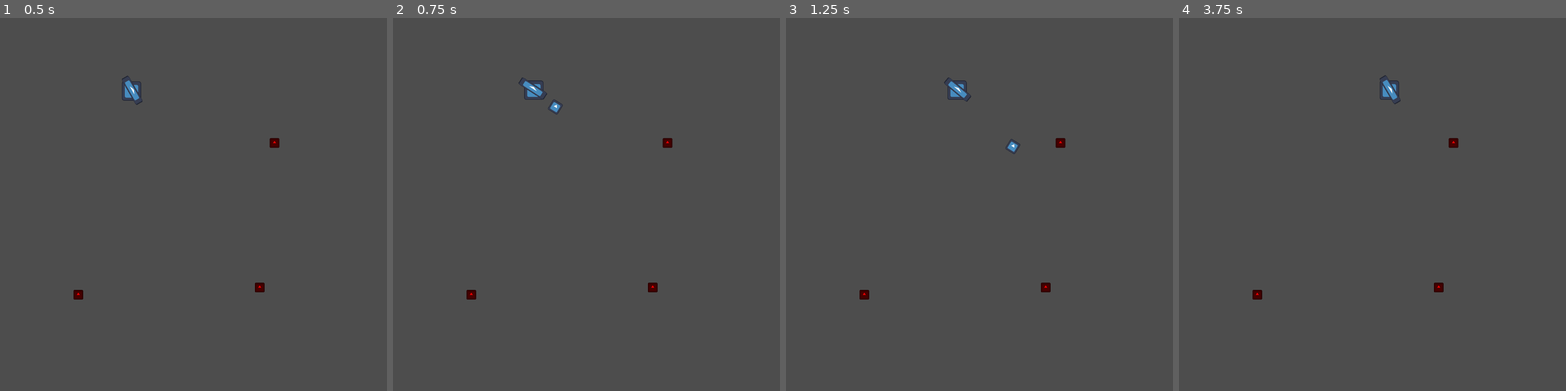
Above: before the commit, frames 1-4 (left to right).
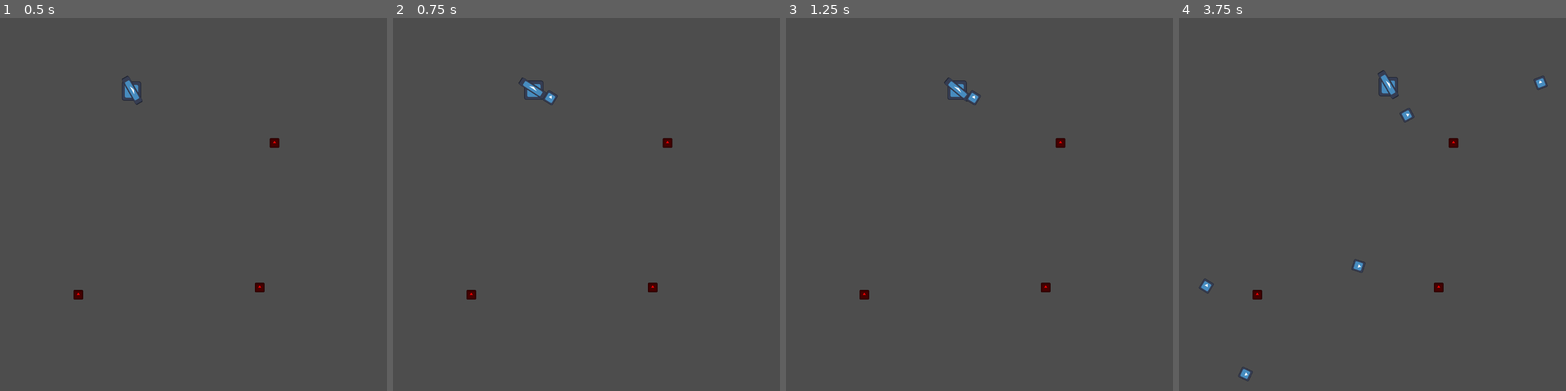
Above: after the commit, the same moments.

Repository: KoB-Kirito/uol-gamejam-10
Game: Godot game, scene res://Main.tscn
Two runs of this game, one before a commit and one after it. Both use one fixed random seed, a clock stepped at 60 frames per second and the inputs below. The engine's default icon, where the game draws it, is replaced by a stand-in: a white triangle on a blue panel in a dark square.
Inputs (mouse positions are in pixels of both pictures, inside the frame that each line leads up to):
- Up to frame 1 (0.5 s): no input
- Up to frame 2 (0.75 s): tap Enter at 0.5 s; move the mouse to (671, 178) at 0.52 s; hold D (right) from 0.53 s (still down); click (671, 178) at 0.6 s
- Up to frame 3 (1.25 s): keep holding D (right)
- Up to frame 4 (3.75 s): move the mouse to (1295, 219) at 1.27 s; release D (right) at 1.28 s; hold S (down) 1.28-2.03 s; click (1295, 219) at 1.35 s; move the mouse to (1411, 114) at 2.02 s; hold D (right) 2.03-2.78 s; click (1411, 114) at 2.1 s; move the mouse to (1353, 275) at 2.77 s; hold W (up) 2.78-3.53 s; click (1353, 275) at 2.85 s; move the mouse to (1488, 256) at 3.52 s; hold A (left) from 3.53 s (still down); click (1488, 256) at 3.6 s

Frame 1 is identical in both runs. In frame 2, 0.1% of the frame differs, in the area x 38-44%, y 19-26%; in frame 3, 0.1%; in frame 4, 0.5%, in the area x 5-96%, y 14-98%.

Commit message:
Bullets bounce

Diff:
--- /dev/null
+++ b/Bullet Test.tscn
@@ -0,0 +1,43 @@
+[gd_scene load_steps=6 format=3 uid="uid://bunl221tmjvo2"]
+
+[ext_resource type="Texture2D" uid="uid://ts0cimfv1f58" path="res://icon.svg" id="1_ohy3h"]
+[ext_resource type="Script" path="res://game_manager.gd" id="1_x1c2k"]
+[ext_resource type="PackedScene" uid="uid://d1nwfcr0d5o1x" path="res://player.tscn" id="2_vxjry"]
+[ext_resource type="PackedScene" uid="uid://f4jf1c4v6ts5" path="res://enemies/_base_enemy.tscn" id="3_aexe3"]
+
+[sub_resource type="RectangleShape2D" id="RectangleShape2D_0bbae"]
+size = Vector2(439, 34)
+
+[node name="Node2D" type="Node2D"]
+
+[node name="Node2D" type="Node2D" parent="."]
+position = Vector2(908, 455)
+
+[node name="Wall" type="StaticBody2D" parent="Node2D"]
+collision_layer = 16
+collision_mask = 16
+
+[node name="CollisionShape2D" type="CollisionShape2D" parent="Node2D/Wall"]
+position = Vector2(-473.5, -428)
+shape = SubResource("RectangleShape2D_0bbae")
+
+[node name="Sprite2D" type="Sprite2D" parent="Node2D/Wall"]
+position = Vector2(-473, -428)
+scale = Vector2(3.4375, 0.328125)
+texture = ExtResource("1_ohy3h")
+
+[node name="GameManager" type="Node" parent="."]
+script = ExtResource("1_x1c2k")
+
+[node name="Player" parent="." instance=ExtResource("2_vxjry")]
+friction = 0.3
+acceleration = 0.4
+
+[node name="EnemyBase" parent="." instance=ExtResource("3_aexe3")]
+position = Vector2(859, 933)
+
+[node name="EnemyBase2" parent="." instance=ExtResource("3_aexe3")]
+position = Vector2(259, 957)
+
+[node name="EnemyBase3" parent="." instance=ExtResource("3_aexe3")]
+position = Vector2(908, 455)
--- a/bullet.gd
+++ b/bullet.gd
@@ -1,7 +1,43 @@
-extends Node2D
+extends CharacterBody2D
+
+class_name Bullet
 
 @export var bulletSpeed: int = 500
 
+var curDir : Vector2
+
+
+
 func _physics_process(delta: float) -> void:
-	position.x += cos(rotation) * bulletSpeed * delta
-	position.y += sin(rotation) * bulletSpeed * delta
+	#position += curDir * bulletSpeed * delta
+
+
+
+		var c = move_and_collide(velocity*delta)
+		if c != null:
+			var normal = c.get_normal()
+			print("---------------")
+			print(velocity)
+			velocity = velocity.bounce(normal)
+			#var newAng = velocity.angle + 2*velocity.angle - 2*normal.angle
+			#velocity = Vector2.from_angle(newAng)
+			print(velocity)
+	#Vector2.from_angle()
+
+
+func get_translation() -> Vector2:
+	return Vector2(position.x + cos(rotation), position.y + sin(rotation)) * bulletSpeed
+
+func launch() -> void:
+	velocity.x = cos(rotation) * bulletSpeed
+	velocity.y = sin(rotation) * bulletSpeed
+	print(rotation)
+	print(sin(rotation))
+
+
+
+
+
+
+	#print(Vector2.from_angle(area.rotation))
+	#launch(curDir.bounce(Vector2.from_angle(area.rotation)))
--- a/bullet.tscn
+++ b/bullet.tscn
@@ -6,20 +6,16 @@
 [sub_resource type="RectangleShape2D" id="RectangleShape2D_d7y1m"]
 size = Vector2(29, 29)
 
-[node name="Bullet" type="Node2D"]
+[node name="Bullet" type="CharacterBody2D"]
+collision_layer = 4
+collision_mask = 21
 script = ExtResource("1_8hheb")
 
 [node name="Bullet" type="Sprite2D" parent="."]
 scale = Vector2(0.295146, 0.307699)
 texture = ExtResource("1_e3f41")
 
-[node name="Area2D" type="Area2D" parent="."]
-collision_layer = 4
-collision_mask = 4
-
-[node name="CollisionShape2D" type="CollisionShape2D" parent="Area2D"]
+[node name="CollisionShape2D" type="CollisionShape2D" parent="."]
 position = Vector2(1, 1)
 scale = Vector2(0.953985, 1.06116)
 shape = SubResource("RectangleShape2D_d7y1m")
-
-[connection signal="area_entered" from="Area2D" to="." method="_on_area_2d_area_entered"]
--- a/character_body_2d.gd
+++ b/character_body_2d.gd
@@ -29,7 +29,8 @@
 	else:
 		velocity = velocity.lerp(Vector2.ZERO, friction)
 	move_and_slide()
-	if Input.is_action_just_pressed("shoot") and !hasShot:
+
+	if Input.is_action_just_pressed("shoot") :#&& !hasShot:
 		# Knockback
 		var r = gun.rotation + PI
 		velocity += Vector2(cos(r), sin(r)) * knockback
@@ -41,3 +42,5 @@
 		get_parent().add_child(b)
 		b.position = gun.tip.global_position
 		b.rotation = gun.rotation
+
+		b.launch()
